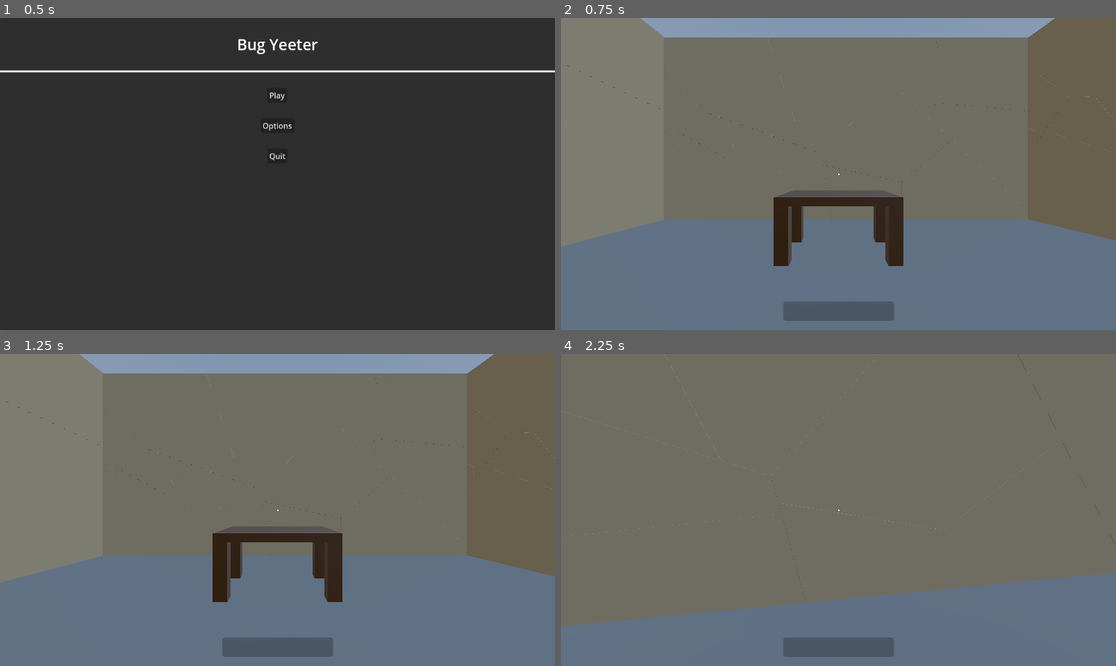
Above: before the commit, frames 1-4 (two rows, left to right).
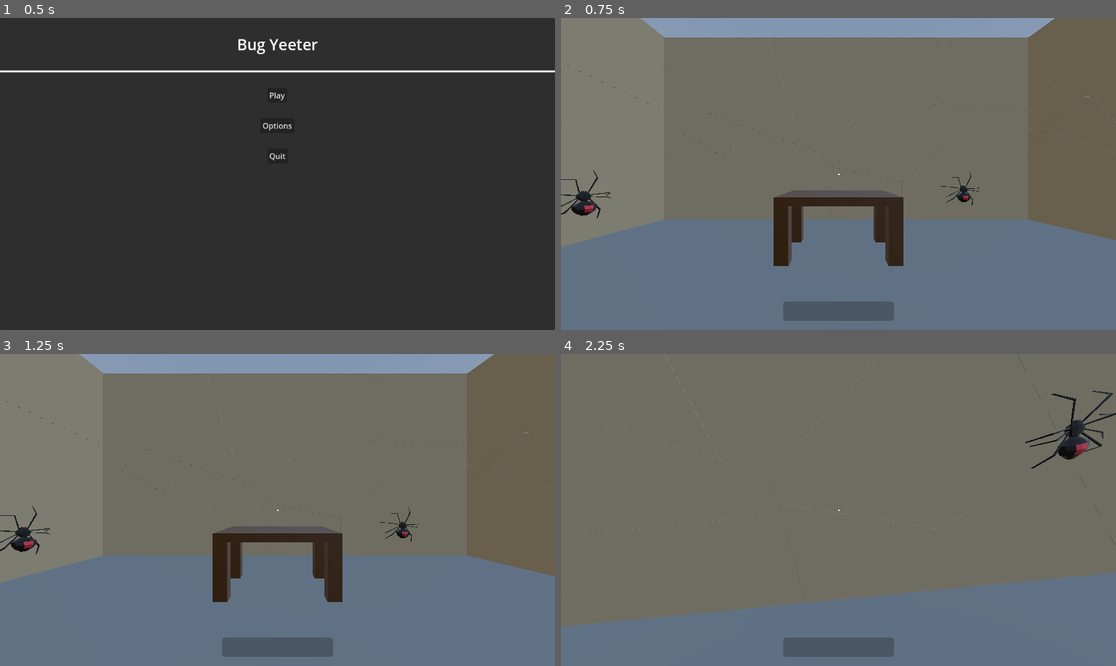
Above: after the commit, the same moments.

Repository: rcorre/wildjam84
Game: Godot game, scene res://menus/title/Title.tscn
The game is run twice, just before and just after one commit, with the same random seed, the same clock (stepped at 60 frames per second) and the same inputs.
Inputs (mouse positions are in pixels of both pictures, inside the frame that each line leads up to):
- Up to frame 1 (0.5 s): no input
- Up to frame 2 (0.75 s): click "Play" at 0.5 s
- Up to frame 3 (1.25 s): no input
- Up to frame 4 (2.25 s): tap Enter at 1.25 s; move the mouse to (832, 516) at 1.27 s; press the mouse at (832, 516) at 1.28 s; hold W (forward) from 1.28 s (still down); tap Space (jump) at 1.52 s; move the mouse to (877, 513) at 2.02 s; release the mouse at (877, 513) at 2.03 s; click (877, 513) at 2.1 s

Frame 1 is identical in both runs. In frame 2, 0.5% of the frame differs, in the area x 0-76%, y 48-65%; in frame 3, 0.5%; in frame 4, 0.8%, in the area x 83-100%, y 11-37%.

Commit message:
Fix spider rotation

Diff:
--- a/scenes/Bugs/Bug.gd
+++ b/scenes/Bugs/Bug.gd
@@ -13,7 +13,6 @@
 @onready var walk_sound: AudioStreamPlayer3D = $WalkSound
 @onready var splat_sound: AudioStreamPlayer3D = $SplatSound
 @onready var anim: AnimationPlayer = $AnimationPlayer
-@onready var wall_raycast: RayCast3D = $WallRaycast
 
 var current_direction: Vector3 = Vector3.ZERO
 
@@ -28,14 +27,6 @@
 	if health <= 0:
 		return
 
-	var col := wall_raycast.get_collider()
-	if col and (not col is Throwable):
-		var wall_normal = wall_raycast.get_collision_normal()
-		up_direction = wall_normal
-		# TODO: this just works for walking up wallks,
-		# not going to adjacent walls or ceilings
-		rotation.x = -PI / 2.0
-
 	move_and_slide()
 
 func move(timer: Timer) -> void:
@@ -43,7 +34,7 @@
 		return
 	timer.start(randf_range(min_move_secs, max_move_secs))
 	if randf() < move_chance:
-		rotation.y = randf_range(0, PI * 2)
+		rotate_object_local(Vector3.UP, randf_range(0, PI * 2))
 		velocity = speed * basis.z
 		anim.play("Walk")
 		walk_sound.playing = true
--- a/scenes/Main.tscn
+++ b/scenes/Main.tscn
@@ -50,8 +50,16 @@
 [node name="BreakableWall4" parent="." instance=ExtResource("3_0bbpv")]
 transform = Transform3D(-4.37114e-08, 0, 1, 0, 1, 0, -1, 0, -4.37114e-08, 9, -6.62549, 0.43)
 
-[node name="Spider" parent="." instance=ExtResource("4_rarhs")]
+[node name="Table" parent="." instance=ExtResource("4_vcsgt")]
+transform = Transform3D(1, 0, 0, 0, 1, 0, 0, 0, 1, 0, 0, 4)
+
+[node name="Bugs" type="Node3D" parent="."]
+
+[node name="Spider" parent="Bugs" instance=ExtResource("4_rarhs")]
 transform = Transform3D(1, 0, 0, 0, 1, 0, 0, 0, 1, -3.98942, 0, 0)
 
-[node name="Table" parent="." instance=ExtResource("4_vcsgt")]
-transform = Transform3D(1, 0, 0, 0, 1, 0, 0, 0, 1, 0, 0, 4)
+[node name="Spider2" parent="Bugs" instance=ExtResource("4_rarhs")]
+transform = Transform3D(1, 0, 0, 0, -4.37114e-08, 1, 0, -1, -4.37114e-08, -3.98942, 1, 6.62231)
+
+[node name="Spider3" parent="Bugs" instance=ExtResource("4_rarhs")]
+transform = Transform3D(-4.37114e-08, -1, 0, -4.37114e-08, 0, 1, -1, 4.37114e-08, -4.37114e-08, 5.69049, 1, 4.4359)
